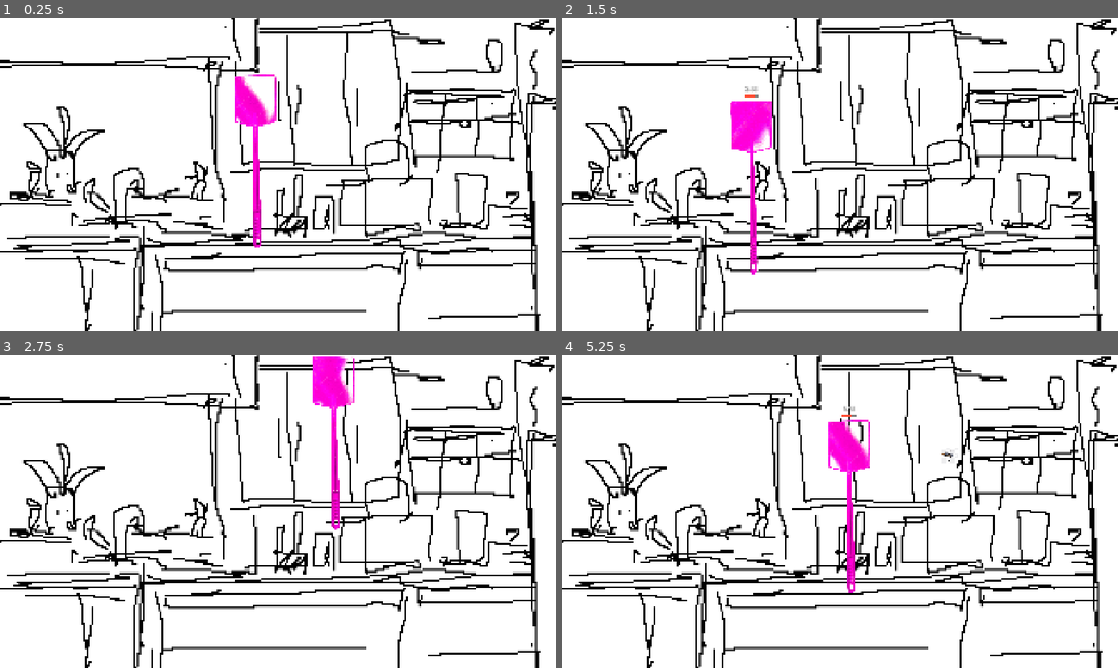
Above: before the commit, frames 1-4 (two rows, left to right).
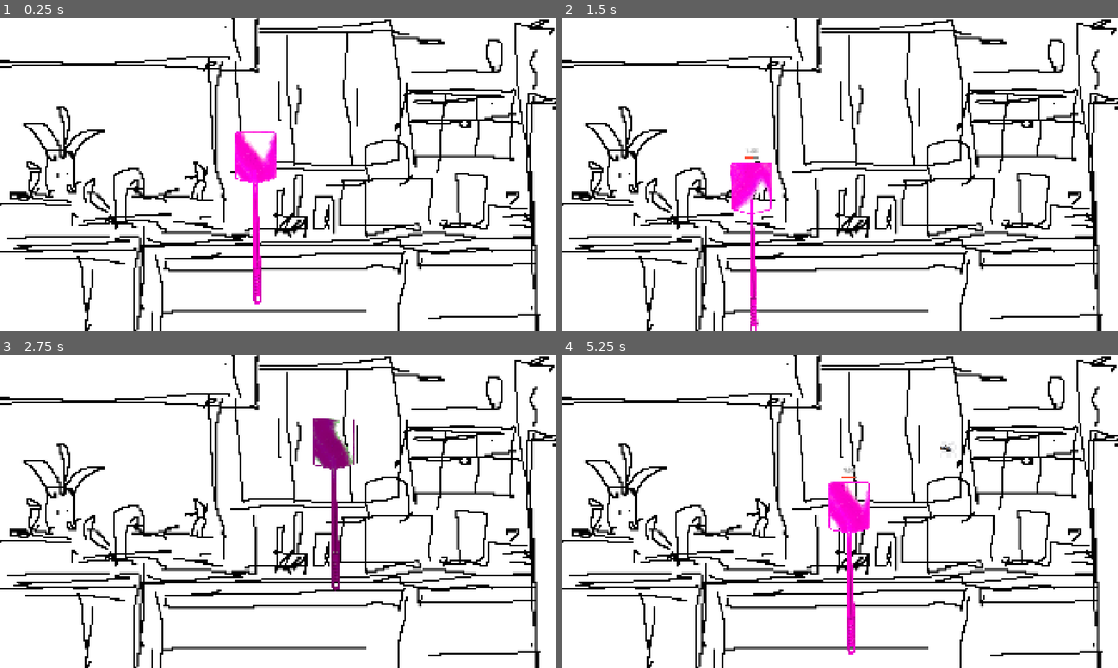
Above: after the commit, the same moments.

Repository: ritks/FlySwatting
Game: Godot game, scene res://Main.tscn
Same seed, same stepped clock (60 frames per second), same inputs: the game is played once before the commit and once after it.
Inputs (mouse positions are in pixels of both pictures, inside the frame that each line leads up to):
- Up to frame 1 (0.25 s): no input
- Up to frame 2 (1.5 s): tap Enter at 0.5 s; move the mouse to (962, 158) at 0.52 s; tap F at 0.6, 1.35 s; click (962, 158) at 0.67 s; move the mouse to (728, 190) at 1.27 s; click (728, 190) at 1.42 s
- Up to frame 3 (2.75 s): move the mouse to (333, 442) at 2.02 s; tap F at 2.1 s; click (333, 442) at 2.17 s
- Up to frame 4 (5.25 s): move the mouse to (812, 574) at 2.77 s; tap F every 0.75 s from 2.85 to 5.1 s; click (812, 574) at 2.92 s; move the mouse to (1006, 558) at 3.52 s; click (1006, 558) at 3.67 s; move the mouse to (673, 464) at 4.27 s; click (673, 464) at 4.42 s; move the mouse to (867, 511) at 5.02 s; click (867, 511) at 5.17 s

The runs differ from the first frame. In frame 1, 2.3% of the frame differs, in the area x 42-50%, y 18-92%; in frame 2, 2.5%; in frame 3, 2.5%; in frame 4, 2.6%, in the area x 47-72%, y 16-96%.

Commit message:
made flies move faster when you are hovering over them

Diff:
--- a/Fly.gd
+++ b/Fly.gd
@@ -1,12 +1,13 @@
 extends Area2D
 
-const MIN_SPEED := 40.0
-const MAX_SPEED := 100.0
-const JITTER_MIN := 0.3
-const JITTER_MAX := 0.8
+const MIN_SPEED := 90.0
+const MAX_SPEED := 220.0
+const JITTER_MIN := 0.2
+const JITTER_MAX := 0.5
 const EDGE_MARGIN := 10.0
 const LEVEL_MIN_X := -1920.0
 const LEVEL_MAX_X := 3840.0
+const HOVER_SPEED_MULT := 2.5
 
 var velocity := Vector2.ZERO
 var jitter_timer := 0.0
@@ -20,7 +21,13 @@
 	if jitter_timer <= 0.0:
 		_pick_new_velocity()
 
-	position += velocity * delta
+	var speed_mult := 1.0
+	for area in get_overlapping_areas():
+		if area.is_in_group("swatter"):
+			speed_mult = HOVER_SPEED_MULT
+			break
+
+	position += velocity * speed_mult * delta
 
 	var vp := get_viewport_rect().size
 	position.x = clamp(position.x, LEVEL_MIN_X + EDGE_MARGIN, LEVEL_MAX_X - EDGE_MARGIN)
--- a/Main.gd
+++ b/Main.gd
@@ -6,7 +6,7 @@
 const LEVEL_MIN_X := -1920.0
 const LEVEL_MAX_X := 3840.0
 const EDGE_PAN_ZONE := 0.1
-const PAN_SPEED := 600.0
+const PAN_SPEED := 800.0
 
 var score := 0
 
--- a/Swatter.gd
+++ b/Swatter.gd
@@ -4,7 +4,7 @@
 
 enum State { IDLE, COUNTDOWN }
 
-const SWAT_TIME := 3.0
+const SWAT_TIME := 2.0
 const BAR_SIZE := Vector2(50.0, 8.0)
 const BAR_MARGIN := 20.0
 const TIMER_LABEL_SIZE := Vector2(90.0, 30.0)
@@ -12,12 +12,16 @@
 
 @onready var sprite: Sprite2D = $Sprite2D
 @onready var timer_label: Label = $TimerLabel
+@onready var collision_shape: CollisionShape2D = $CollisionShape2D
 
 var state: State = State.IDLE
 var time_left: float = 0.0
 var bar_offset: Vector2
+var swat_center_offset: Vector2
 
 func _ready() -> void:
+	add_to_group("swatter")
+
 	var sprite_half_height := 0.0
 	if sprite.texture:
 		sprite_half_height = sprite.texture.get_height() * sprite.scale.y / 2.0
@@ -27,9 +31,12 @@
 		-TIMER_LABEL_SIZE.y - 6.0
 	)
 
+	swat_center_offset = collision_shape.position
+
 func _process(delta: float) -> void:
+	var target := get_global_mouse_position() - swat_center_offset
 	var weight := 1.0 - exp(-FOLLOW_SPEED * delta)
-	global_position = global_position.lerp(get_global_mouse_position(), weight)
+	global_position = global_position.lerp(target, weight)
 
 	if state == State.COUNTDOWN:
 		time_left = max(time_left - delta, 0.0)
Binary file added: fryingpan.png
Not shown, added: fryingpan.png.import
